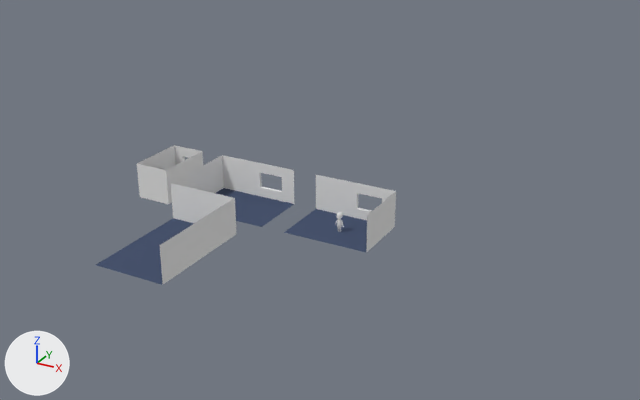
An edit to the Blender file assets/props/props.blend, drawn before and after from the same camera.
Camera for both pictures: a camera (50 mm lens) standing at (31.9, -52.3, 29.5) and looking at (2.3, 1.5, 2.6). The lights are fixed; the arrows at lower left show +X, +Y and +Z.
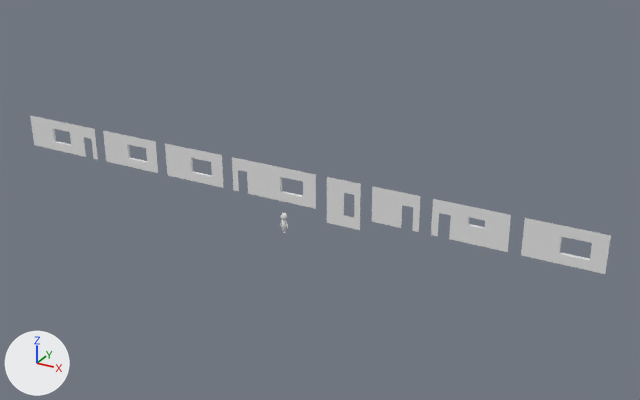
Boxes [x1, y1, x2, y2] around the edits, measured in the pictures (640 x 400 px):
'walls_bathroom_attic', added: after [431, 199, 611, 274]
'walls_garage_halls_kitchen', added: after [232, 157, 421, 232]
'walls_interior', added: after [30, 116, 224, 188]
'Plane.007', deleted: before [159, 183, 237, 284]
'Plane.001', deleted: before [186, 155, 294, 204]
'Plane.006', deleted: before [316, 175, 396, 252]
'Plane.004', deleted: before [137, 145, 203, 204]
'Plane.005', deleted (blue): before [96, 218, 194, 285]
'Plane', deleted (blue): before [284, 209, 367, 252]
'Plane.002', deleted (blue): before [215, 188, 294, 227]
'character_base', moved: before [335, 212, 344, 232]; after [280, 213, 288, 233]

What changed in the scene script:
```text
Add me_plane_005:
    me_plane_005.from_pydata(...)  # 56 vertices, 36 faces; spans x -7.0..6.0, y 7.0..7.3, z 0.0..3.0
    me_plane_005.polygons.foreach_set('use_smooth', [True] * 36)
    me_plane_005.materials.append(mat_props_material)  # its picture is missing
Add me_plane_009:
    me_plane_009.from_pydata(...)  # 86 vertices, 49 faces; spans x 1.0..23.0, y 7.0..7.3, z 0.0..3.0
    me_plane_009.polygons.foreach_set('use_smooth', [True] * 49)
    me_plane_009.materials.append(mat_props_material)  # its picture is missing
Add me_plane_016:
    me_plane_016.from_pydata(...)  # 67 vertices, 35 faces; spans x -8.0..9.0, y 0.0..0.3, z -1.0..3.0
    me_plane_016.materials.append(mat_props_material)  # its picture is missing
Remove ob_plane_007:
    ob_plane_007 = bpy.data.objects.new('Plane.007', me_plane_002)
    ob_plane_007.location = (-9.0, -2.0, 0.0)
Remove ob_plane_005:
    ob_plane_005 = bpy.data.objects.new('Plane.005', me_plane_001)
    ob_plane_005.location = (-9.0, -11.0, 0.0)
Remove ob_plane_004:
    ob_plane_004 = bpy.data.objects.new('Plane.004', me_plane_013)
    ob_plane_004.location = (-11.0, 1.0, 0.0)
    ob_plane_004.rotation_euler = (0.0, 0.0, -3.142)  # degrees (0, 0, -180)
Remove ob_plane_002:
    ob_plane_002 = bpy.data.objects.new('Plane.002', me_plane_011)
    ob_plane_002.location = (-9.0, 0.0, 0.0)
Remove ob_plane_001:
    ob_plane_001 = bpy.data.objects.new('Plane.001', me_plane_010)
    ob_plane_001.location = (-2.0, 5.0, 0.0)
Remove ob_plane_006:
    ob_plane_006 = bpy.data.objects.new('Plane.006', me_plane_006)
    ob_plane_006.location = (7.0, 5.0, 0.0)
Remove ob_plane:
    ob_plane = bpy.data.objects.new('Plane', me_plane)
    ob_plane.location = (0.0, 0.0, 0.0)
Change ob_character_base:
    ob_character_base.location: (3.63, 2.17, 0.0) -> (0.0, 0.0, 0.0)
Add ob_walls_bathroom_attic:
    ob_walls_bathroom_attic = bpy.data.objects.new('walls_bathroom_attic', me_plane_005)
    ob_walls_bathroom_attic.location = (17.0, -2.0, 0.0)
Add ob_walls_interior:
    ob_walls_interior = bpy.data.objects.new('walls_interior', me_plane_009)
    ob_walls_interior.location = (-32.0, -2.0, 0.0)
Add ob_walls_garage_halls_kitchen:
    ob_walls_garage_halls_kitchen = bpy.data.objects.new('walls_garage_halls_kitchen', me_plane_016)
    ob_walls_garage_halls_kitchen.location = (0.0, 5.0, 0.0)
```
